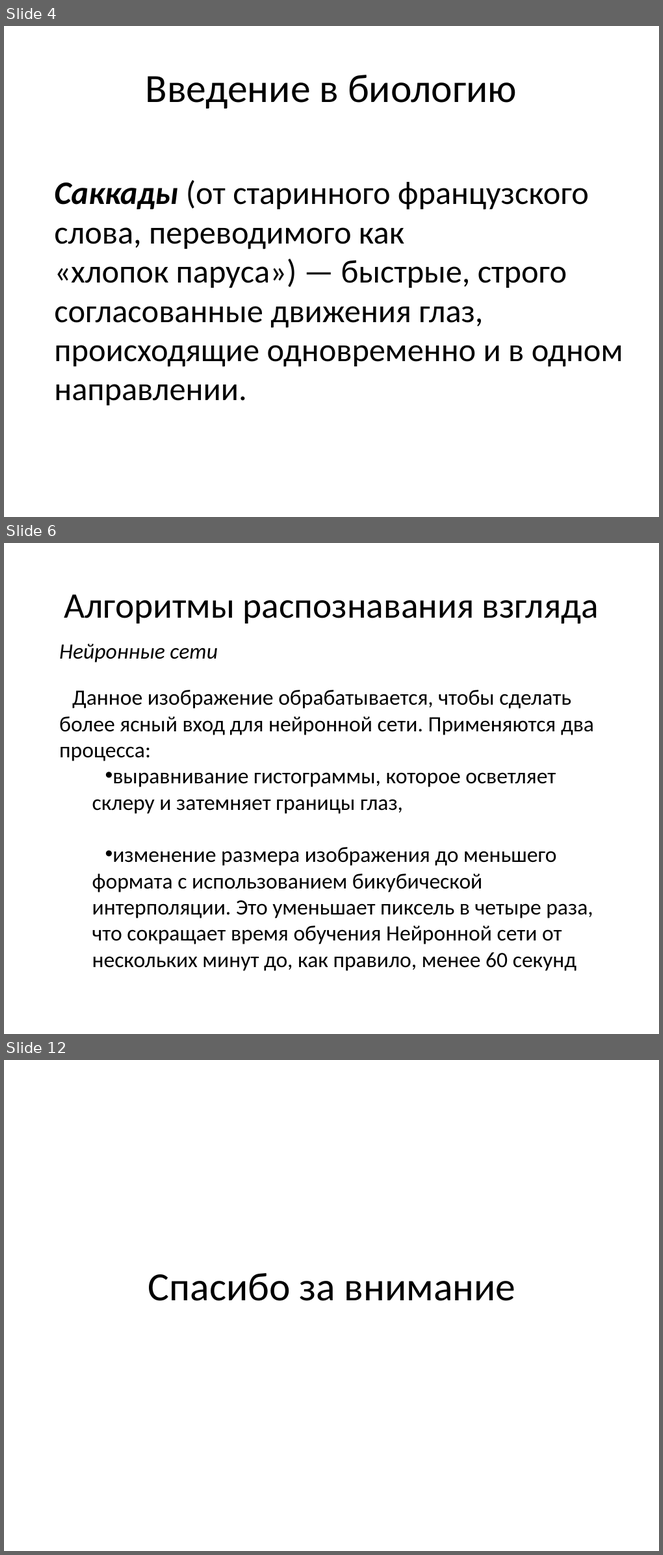
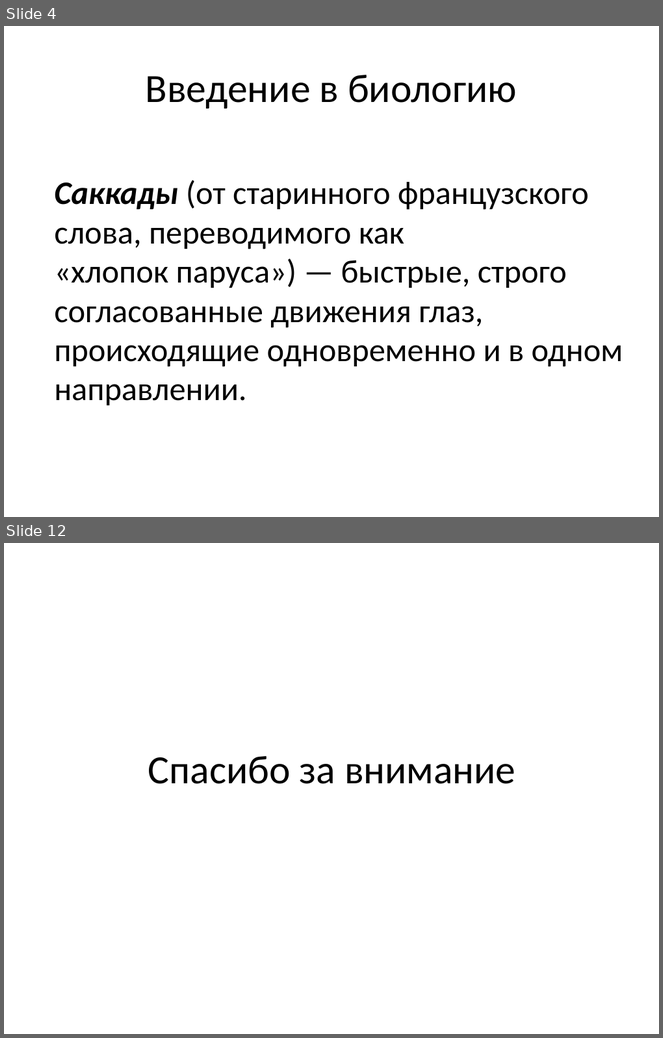
Before and after one commit to takentui/EyeWindowsController, a slide deck: Система альтернативного управления ПК.pptx. Shown one above the other, each under a label of ours: slides 4, 6 and 12 before the commit, slides 4 and 12 after it; the slides between them are not shown. The pictures are 663x1555 and 663x1038 pixels, drawn with LibreOffice and Linux fonts; fonts in the diff are those of the drawing. Boxes give left, top, right and bottom in pixels: in the first picture for what was removed or moved away, otherwise in the second. Text is boxed around its words. In the diff, an @@ line names an element or a change of style, - is before the commit and + after.

```diff
--- a/Система альтернативного управления ПК.pptx
+++ b/Система альтернативного управления ПК.pptx
@@ slide 6 removed at [4,543,659,1034], background #FFFFFF @@
@@ title removed at [64,594,599,624] @@
-Алгоритмы распознавания взгляда
@@ text removed at [59,644,218,663] @@
-Нейронные сети
@@ text removed at [59,690,594,971] @@
-Данное изображение обрабатывается, чтобы сделать более ясный вход для нейронной сети. Применяются два процесса:
-  • выравнивание гистограммы, которое осветляет склеру и затемняет границы глаз,
-  • изменение размера изображения до меньшего формата с использованием бикубической интерполяции. Это уменьшает пиксель в четыре раза, что сокращает время обучения Нейронной сети от нескольких минут до, как правило, менее 60 секунд
```
Also in this commit, not shown: 7 slides changed, 1 slide added, 34 other files.
